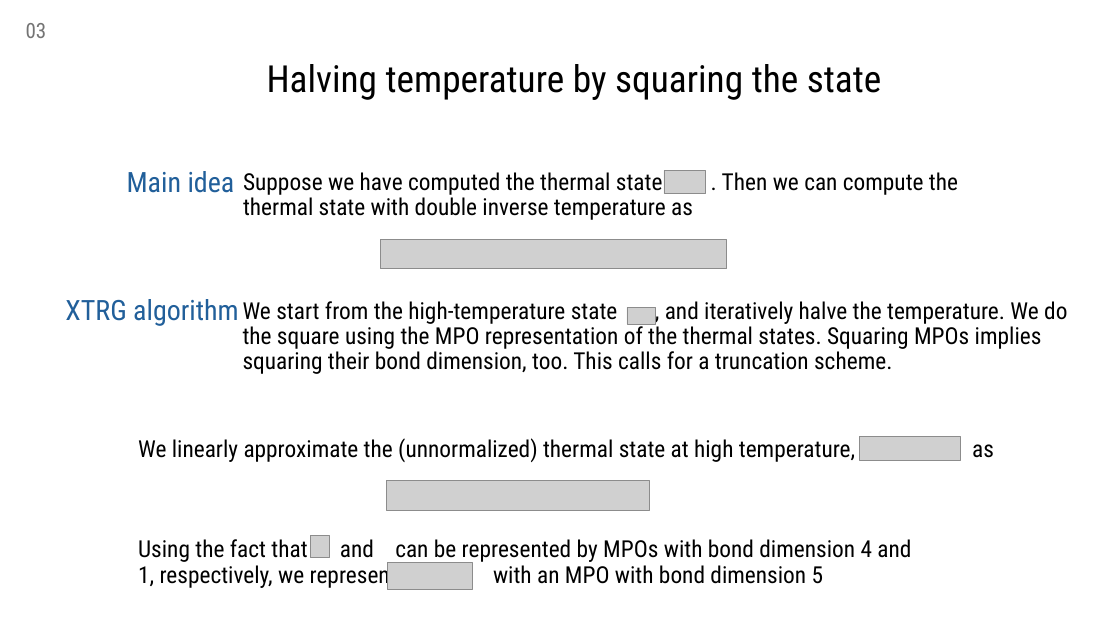
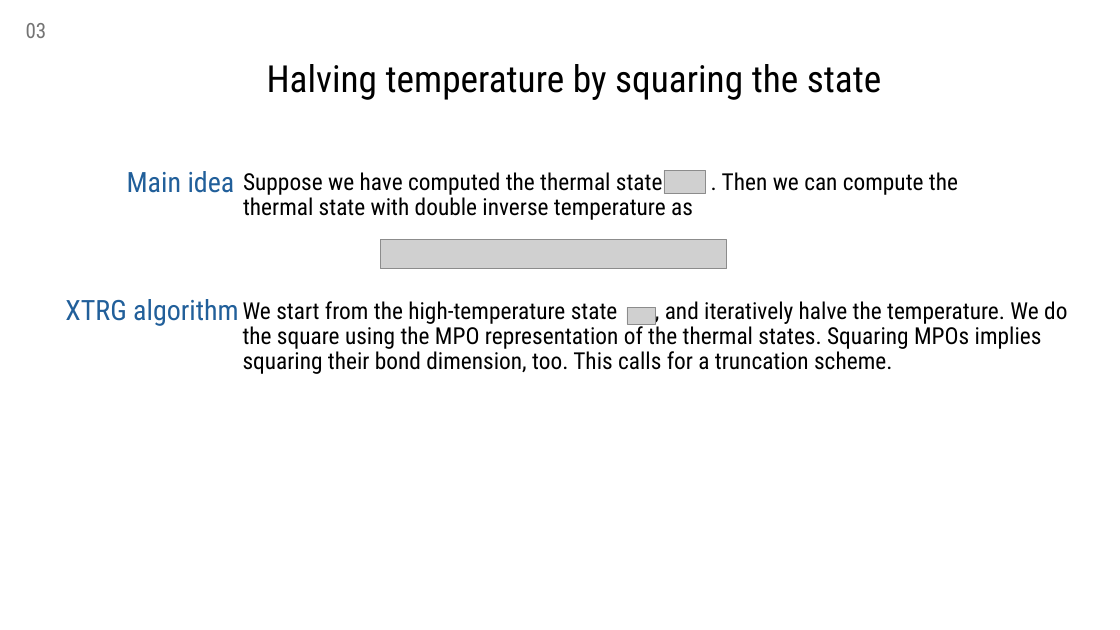
Before and after one commit to MrHighsenberg/XTRG-Algorithm, a slide deck: slide 4 of presentation/Term_Project_XTRG_Presentation.pptx. Drawn at 1120x630 pixels with LibreOffice and Linux fonts; fonts in the diff are those of the drawing; grey boxes stand for pictures; background and template pictures are left out. Boxes give left, top, right and bottom in pixels: in the first picture for what was removed or moved away, otherwise in the second. Text is boxed around its words. In the diff, an @@ line names an element or a change of style, - is before the commit and + after.

Commit message:
presentation changes

```diff
--- a/presentation/Term_Project_XTRG_Presentation.pptx
+++ b/presentation/Term_Project_XTRG_Presentation.pptx
@@ text removed at (138, 438, 994, 462) @@
-We linearly approximate the (unnormalized) thermal state at high temperature, , as
@@ picture removed at (860, 436, 960, 460) @@
@@ picture removed at (386, 481, 649, 510) @@
@@ text removed at (138, 539, 911, 589) @@
-Using the fact that and can be represented by MPOs with bond dimension 4 and 1, respectively, we represent with an MPO with bond dimension 5
@@ picture removed at (310, 536, 329, 558) @@
@@ picture removed at (388, 563, 472, 589) @@
```
Also in this commit, not shown: 1 other slide changed.
